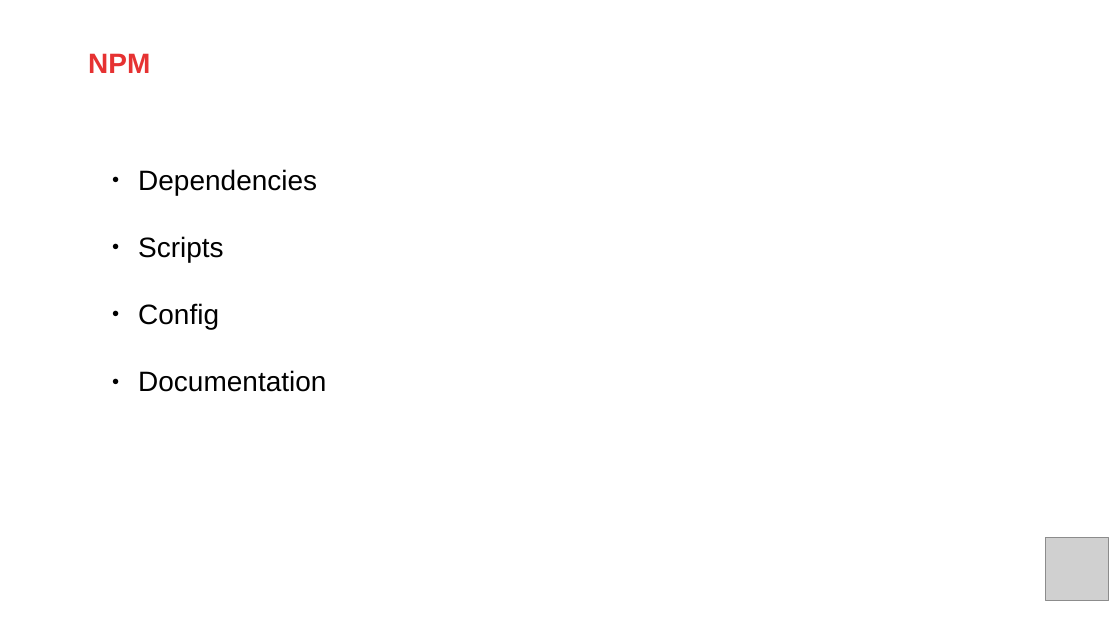
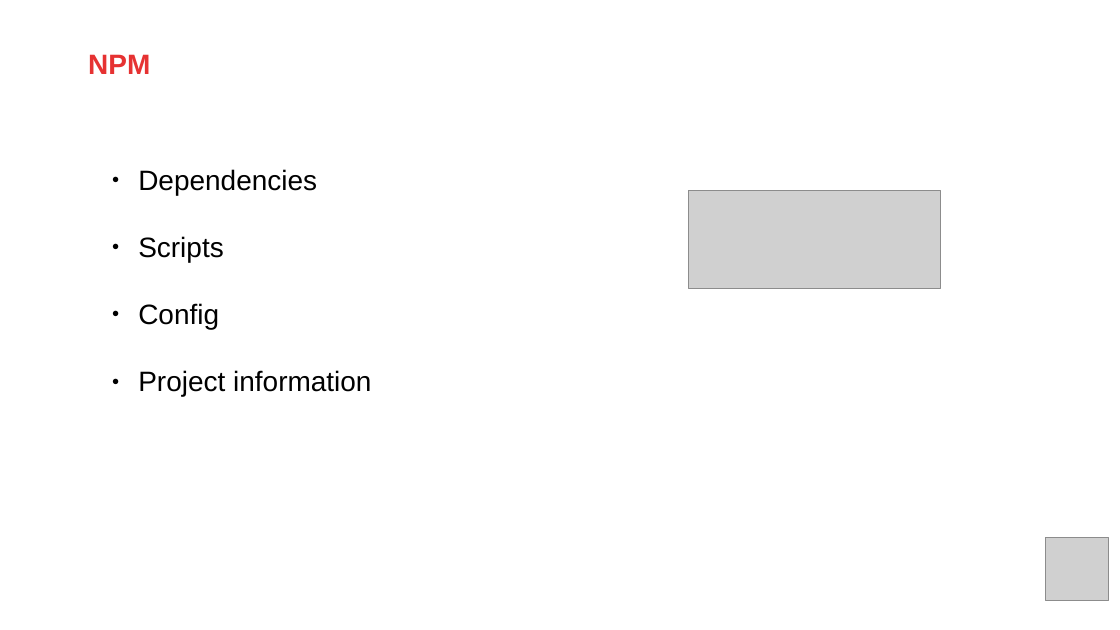
Before and after one commit to AMIS-Services/sig-javascript-tooling, a slide deck: slide 6 of React SIG 3 slides.pptx. Drawn at 1120x630 pixels with LibreOffice and Linux fonts; fonts in the diff are those of the drawing; grey boxes stand for pictures; background and template pictures are left out. Boxes give left, top, right and bottom in pixels: in the first picture for what was removed or moved away, otherwise in the second. Text is boxed around its words. In the diff, an @@ line names an element or a change of style, - is before the commit and + after.

```diff
--- a/React SIG 3 slides.pptx
+++ b/React SIG 3 slides.pptx
@@ picture added at [689, 190, 941, 288] @@
@@ text at [138, 370, 371, 397]: text changed @@
-● Documentation
+● Project information
```
Also in this commit, not shown: 7 other slides changed, 8 slides added, 1 slide removed, 9 other files.
